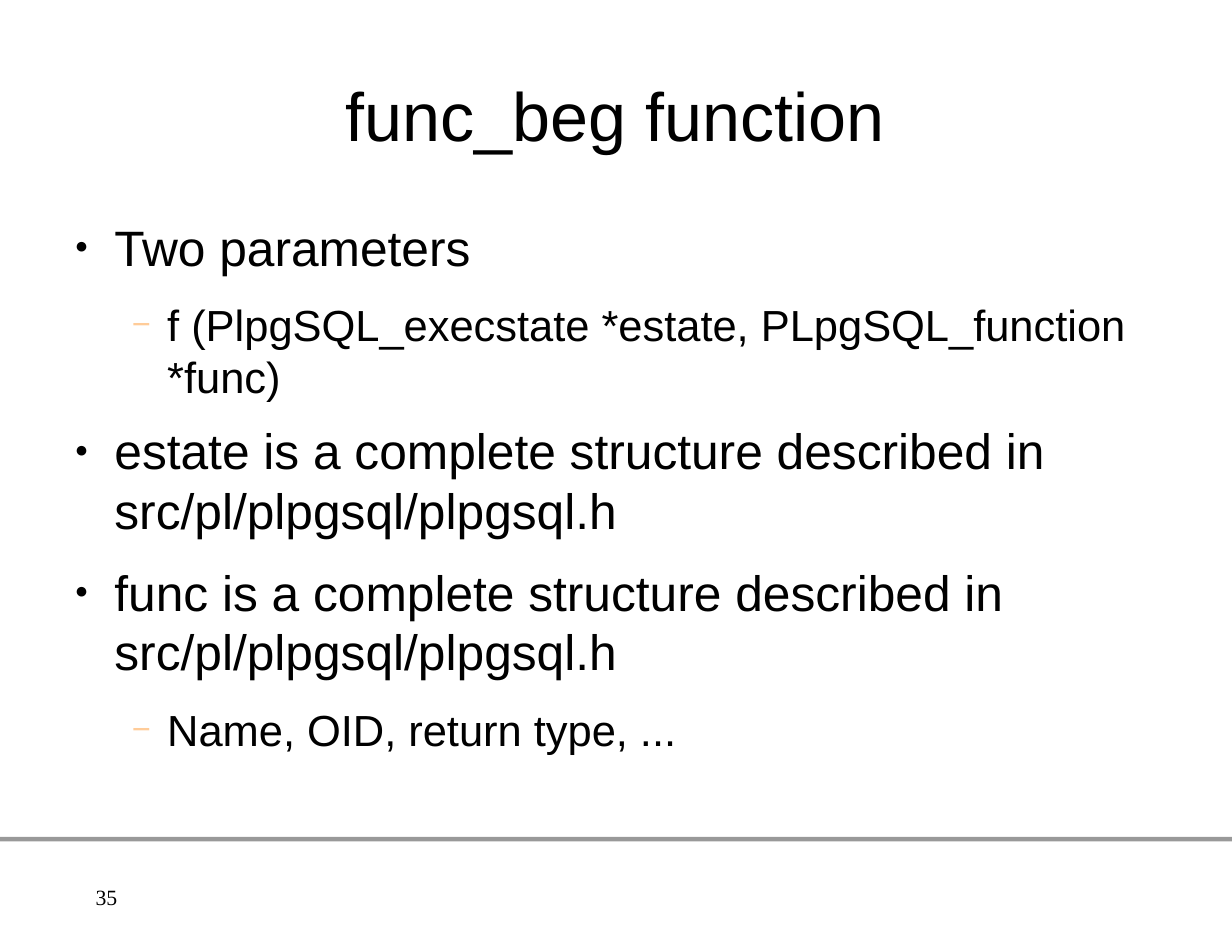
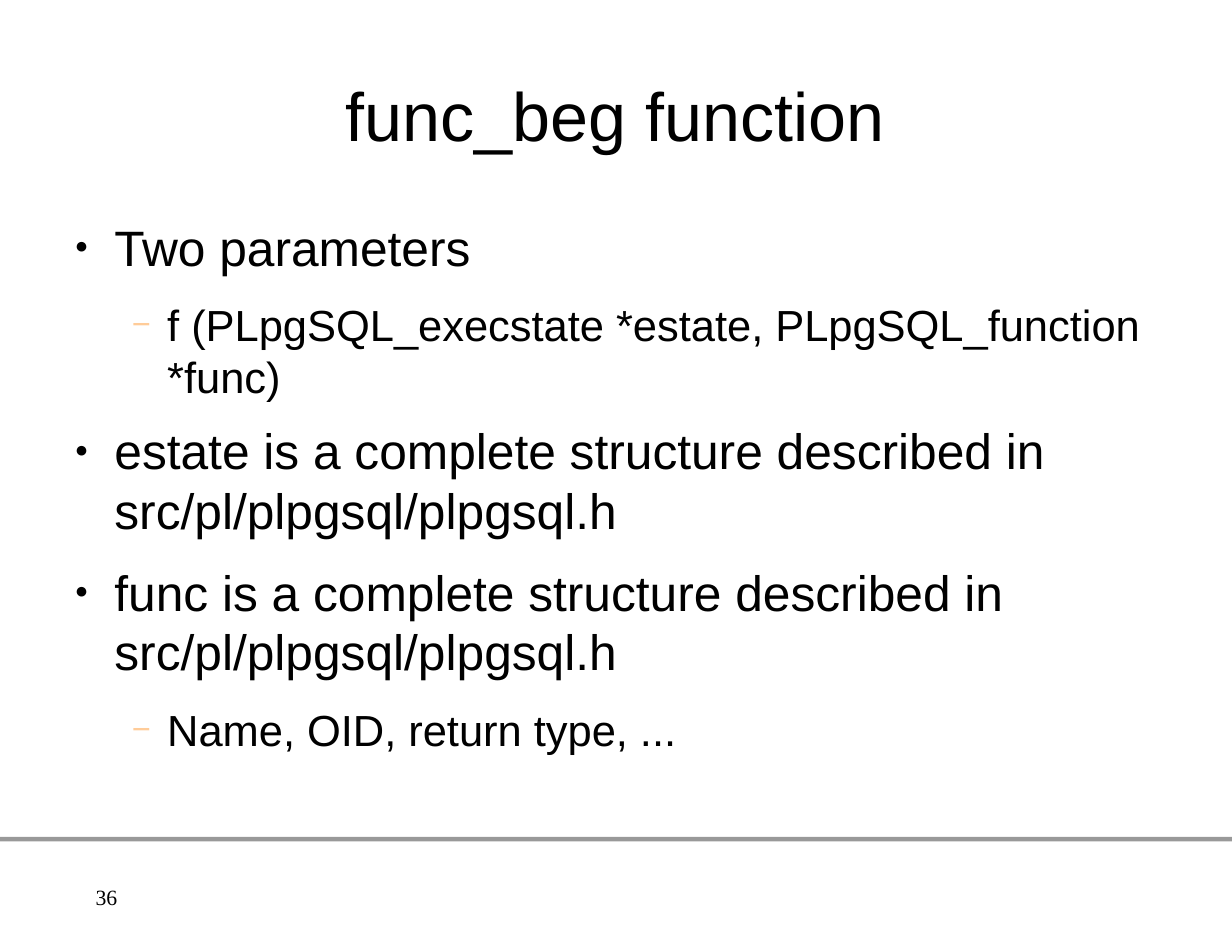
Before and after one commit to gleu/Hooks-in-PostgreSQL, a slide deck: slide 36 of hooks_in_postgresql.odp (slide 35 before the commit). Drawn at 1232x925 pixels with LibreOffice and Linux fonts; fonts in the diff are those of the drawing; background and template pictures are left out. Boxes give left, top, right and bottom in pixels: in the first picture for what was removed or moved away, otherwise in the second. Text is boxed around its words. In the diff, an @@ line names an element or a change of style, - is before the commit and + after.

```diff
--- a/hooks_in_postgresql.odp
+++ b/hooks_in_postgresql.odp
@@ text at (167,309,1140,402): text changed @@
-  − f (PlpgSQL_execstate *estate, PLpgSQL_function *func)
+  − f (PLpgSQL_execstate *estate, PLpgSQL_function *func)
@@ page number at (96,890,118,906): text changed @@
-35
+36
```
Also in this commit, not shown: 14 other slides changed, 2 slides added, 4 other files.
